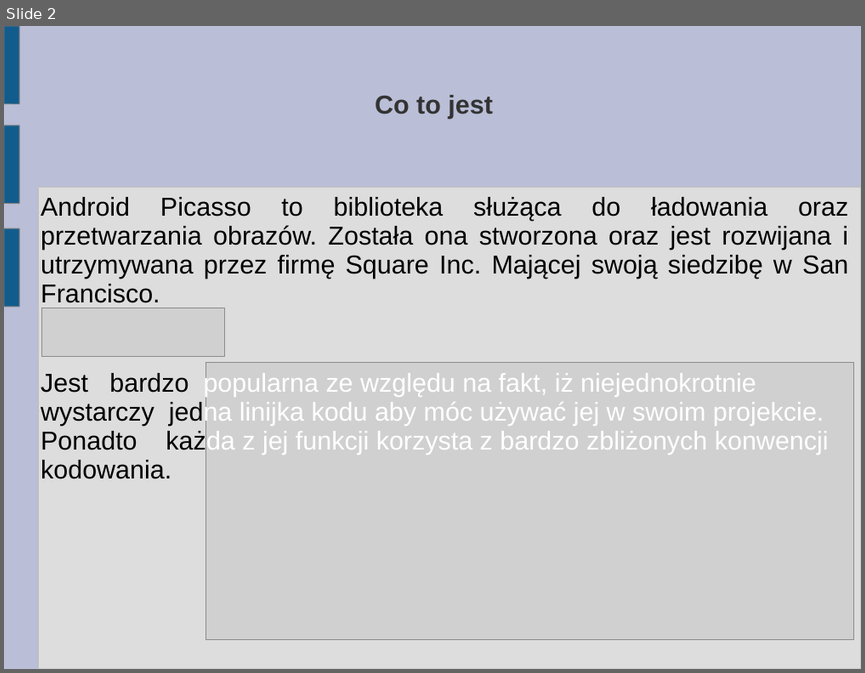
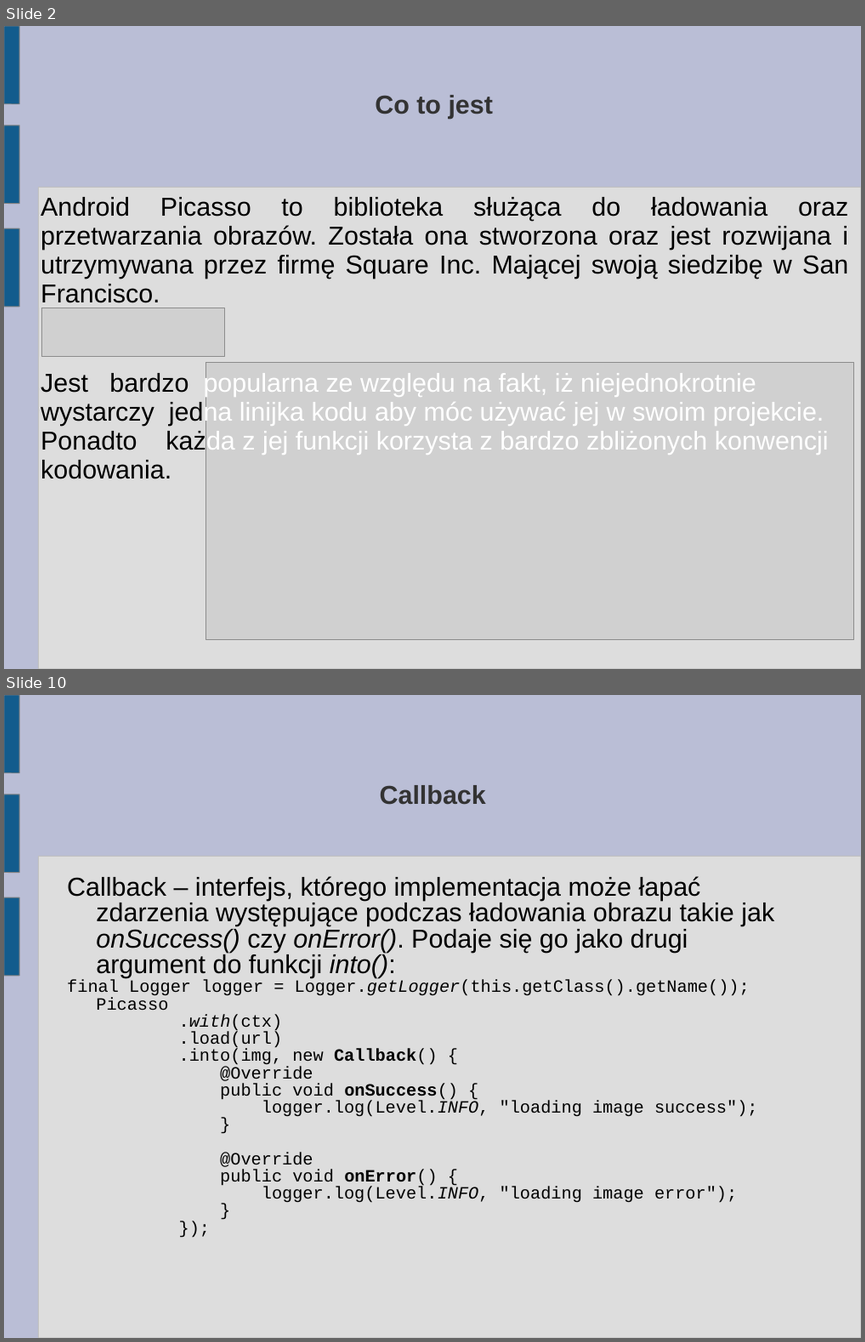
Before and after one commit to karolbisztyga/studies, a slide deck: android/picassopresentation/prezentacja.ppt. Shown one above the other, each under a label of ours: slide 2 before the commit, slides 2 and 10 after it; the slides between them are not shown. The pictures are 865x673 and 865x1342 pixels, drawn with LibreOffice and Linux fonts; fonts in the diff are those of the drawing; grey boxes stand for pictures. Boxes give left, top, right and bottom in pixels: in the first picture for what was removed or moved away, otherwise in the second. Text is boxed around its words. In the diff, an @@ line names an element or a change of style, - is before the commit and + after.

```diff
--- a/android/picassopresentation/prezentacja.ppt
+++ b/android/picassopresentation/prezentacja.ppt
@@ slide 10 added at (x1=4, y1=695, x2=861, y2=1338), background #BABED6; not listed: 4 template elements that a slide beside it also shows @@
@@ title added at (x1=380, y1=785, x2=486, y2=805), 24 pt, text #333333, bold @@
+Callback
@@ text added at (x1=67, y1=876, x2=774, y2=1202), 16 pt, text #000000 @@
+Callback – interfejs, którego implementacja może łapać zdarzenia występujące podczas ładowania obrazu takie jak onSuccess() czy onError(). Podaje się go jako drugi argument do funkcji into():
+final Logger logger = Logger.getLogger(this.getClass().getName());
+Picasso
+.with(ctx)
+.load(url)
+.into(img, new Callback() {
+@Override
+public void onSuccess() {
+logger.log(Level.INFO, "loading image success");
+}
+@Override
+public void onError() {
+logger.log(Level.INFO, "loading image error");
+}
+});
```
Also in this commit, not shown: 12 other slides added, 1 slide removed, 2 other files.
